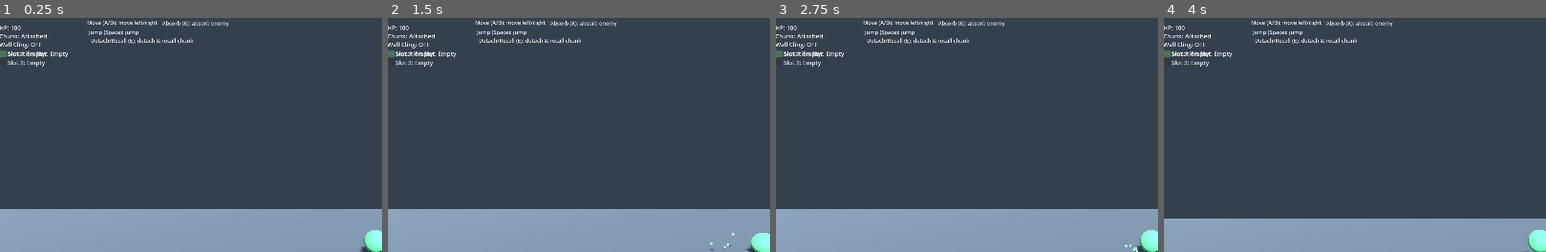
Above: before the commit, frames 1-4 (left to right).
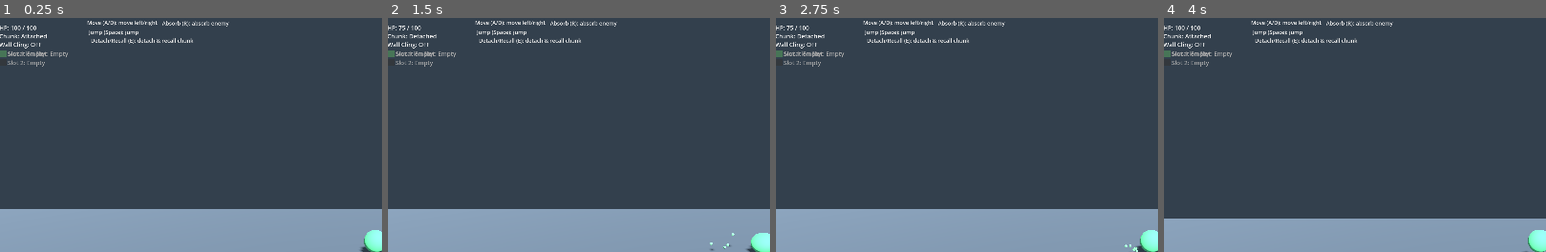
Above: after the commit, the same moments.

Repository: laazer/blobert
Game: Godot game, scene res://scenes/levels/sandbox/test_movement_3d.tscn
The game is run twice, just before and just after one commit, with the same random seed, the same clock (stepped at 60 frames per second) and the same inputs.
Inputs (mouse positions are % of the whole screen's width and height, from its top left):
- Up to frame 1 (0.25 s): no input
- Up to frame 2 (1.5 s): move the mouse to (72, 46) at 0.52 s; hold D (move_right) 0.53-1.28 s; tap R (absorb) at 0.6 s; tap Space (jump) at 0.77 s; move the mouse to (30, 56) at 1.27 s; hold A (move_left) from 1.28 s (still down); tap E (detach) at 1.35 s
- Up to frame 3 (2.75 s): tap Space (jump) at 1.52 s; move the mouse to (60, 29) at 2.02 s; release A (move_left) at 2.03 s; hold D (move_right) from 2.03 s (still down); tap F (infect) at 2.1 s
- Up to frame 4 (4 s): move the mouse to (45, 71) at 2.77 s; tap R (absorb) at 2.85 s; tap Space (jump) at 3.02, 3.77 s; move the mouse to (80, 66) at 3.52 s; release D (move_right) at 3.53 s; hold A (move_left) from 3.53 s (still down); tap E (detach) at 3.6 s
The pictures show only the part of the screen within x 1-51%, y 1-51%; the shares and areas given below are measured in that part.

The runs differ from the first frame. In frame 1, 0.3% of the frame differs, in the area x 2-18%, y 3-21%; in frame 2, 0.4%; in frame 3, 0.4%; in frame 4, 0.3%.
Error before the commit: Parse Error: Could not find type "PlayerController" in the current scope. (res://scripts/ui/infection_ui.gd:4)

Commit message:
fix: replace deleted PlayerController type with PlayerController3D in infection_ui
Also add --check-only step to run_tests.sh so GDScript type errors in
non-test files are always caught before running the suite.

Co-Authored-By: Claude Sonnet 4.6 <noreply@anthropic.com>

Diff:
--- a/scripts/ui/infection_ui.gd
+++ b/scripts/ui/infection_ui.gd
@@ -1,7 +1,7 @@
 extends CanvasLayer
 
 var _absorb_available: bool = false
-var _player: PlayerController
+var _player: PlayerController3D
 var _initial_max_hp: float = 0.0
 var _handler: Node
 var _slot_manager: Object = null  # MutationSlotManager (preferred) or fallback MutationSlot
@@ -10,7 +10,7 @@
 
 
 func _ready() -> void:
-	_player = get_tree().get_first_node_in_group("player") as PlayerController
+	_player = get_tree().get_first_node_in_group("player") as PlayerController3D
 	var root: Node = get_parent()
 	if root != null:
 		_handler = root.get_node_or_null("InfectionInteractionHandler")
Not shown, changed: ci/scripts/run_tests.sh
